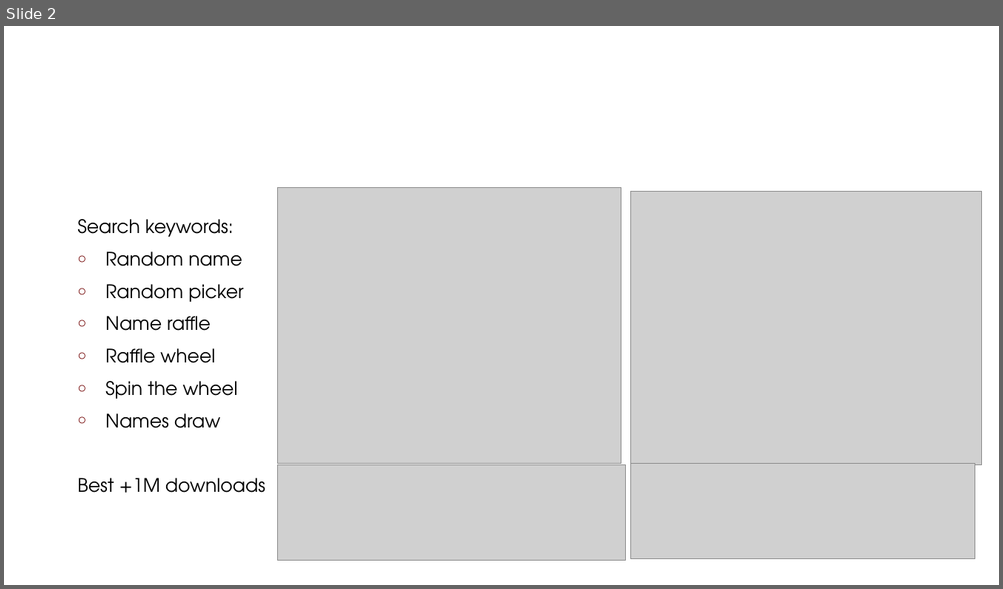
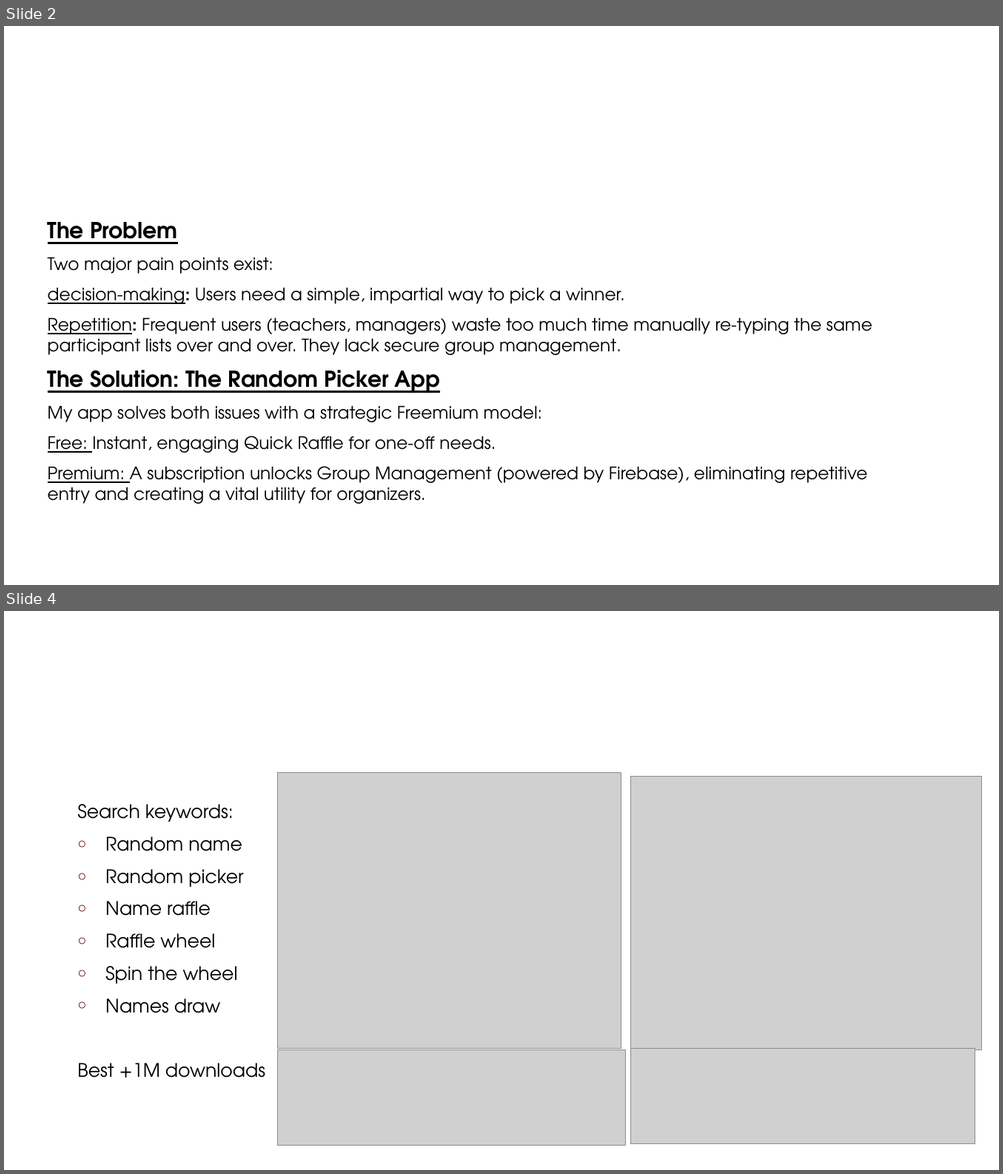
Before and after one commit to SheeraNergaon/RandomPicker, a slide deck: Random Picker.pptx. Shown one above the other, each under a label of ours: slide 2 before the commit, slides 2 and 4 after it; the slides between them are not shown. The pictures are 1003x589 and 1003x1174 pixels, drawn with LibreOffice and Linux fonts; fonts in the diff are those of the drawing; grey boxes stand for pictures; background and template pictures are left out. Boxes give left, top, right and bottom in pixels: in the first picture for what was removed or moved away, otherwise in the second. Text is boxed around its words. In the diff, an @@ line names an element or a change of style, - is before the commit and + after.

Commit message:
random picker project

```diff
--- a/Random Picker.pptx
+++ b/Random Picker.pptx
@@ slide 2 added at <box>4,26,999,585</box>, background #FFFFFF @@
@@ title added at <box>71,62,933,141</box>, 34 pt, text #FFFFFF @@
+The problem and the proposed solution
@@ text added at <box>48,222,872,504</box>, 16.6 pt, text #000000 @@
+The Problem
+Two major pain points exist:
+decision-making: Users need a simple, impartial way to pick a winner.
+Repetition: Frequent users (teachers, managers) waste too much time manually re-typing the same participant lists over and over. They lack secure group management.
+The Solution: The Random Picker App
+My app solves both issues with a strategic Freemium model:
+Free: Instant, engaging Quick Raffle for one-off needs.
+Premium: A subscription unlocks Group Management (powered by Firebase), eliminating repetitive entry and creating a vital utility for organizers.
@@ what was slide 2 is now slide 4 @@
```
Also in this commit, not shown: 16 other slides added, 8 slides removed, 9 other files.
